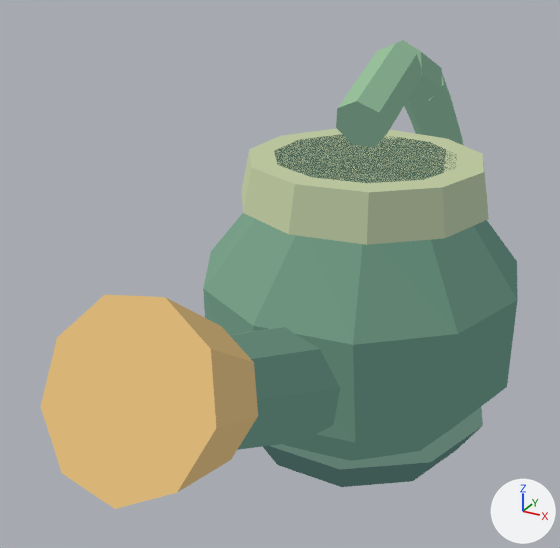
Renders of the glTF model assets/models/watering_can.glb from each side of a commit.
Before and after are seen from a 50 mm lens placed at (0.222, -0.567, 0.129), pointed at (-0.037, -0.098, -0.106). The lights are fixed; the arrows at lower right show +X, +Y and +Z. The picture after the commit comes second. Vertices at exactly the same position are counted once.

Objects in the first picture: 'Gießkanne · Grünes Email und Messing'.
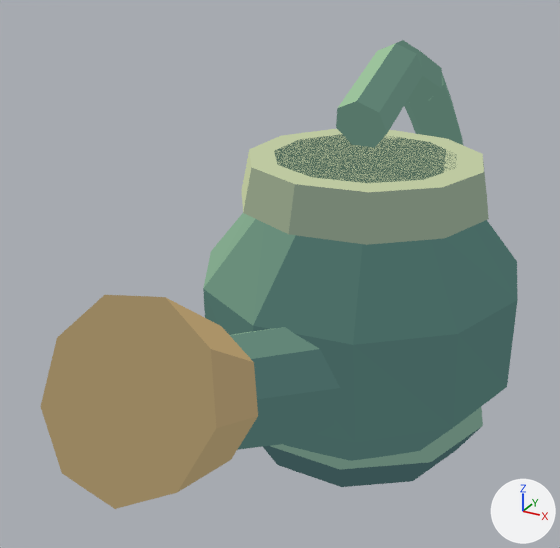
Edits to the bpy script that builds the scene:
```text
Change me_gießkanne___grünes_email_und_messing:
    where me_gießkanne___grünes_email_und_messing.from_pydata(...)  # 201 vertices, 364 faces; spans x -0.123..0.126, y -0.346..0.184, z -0.279..0.052
    used by ob_gießkanne___grünes_email_und_messing; location = (0.0, 0.0, 0.0)
    me_gießkanne___grünes_email_und_messing part 1: 93 faces centred in x -0.121..0.09, y -0.342..0.168, z -0.168..0.046 are repainted in the vertex colours; the middle colour goes from greyish green #788f77 to greyish green #77907c
    me_gießkanne___grünes_email_und_messing part 2: 79 faces centred in x -0.106..0.12, y -0.227..0.101, z -0.263..-0.026 are repainted in the vertex colours; the middle colour goes from dark green #4a6a5f to dark cyan #44645f
    me_gießkanne___grünes_email_und_messing part 3: 94 faces centred in x -0.098..0.079, y -0.323..0.175, z -0.234..0.041 are repainted in the vertex colours; the middle colour goes from greyish green #607f6c to dark green #587869
```

What differs and where, as boxes [x1, y1, x2, y2] in the pictures (560 x 548 px):
part 1 of me_gießkanne___grünes_email_und_messing, recoloured (darker)
    both: [40, 44, 473, 509]
part 2 of me_gießkanne___grünes_email_und_messing, recoloured
    both: [237, 226, 517, 450]
part 3 of me_gießkanne___grünes_email_und_messing, recoloured (greyish green to dark green)
    both: [178, 40, 458, 492]
